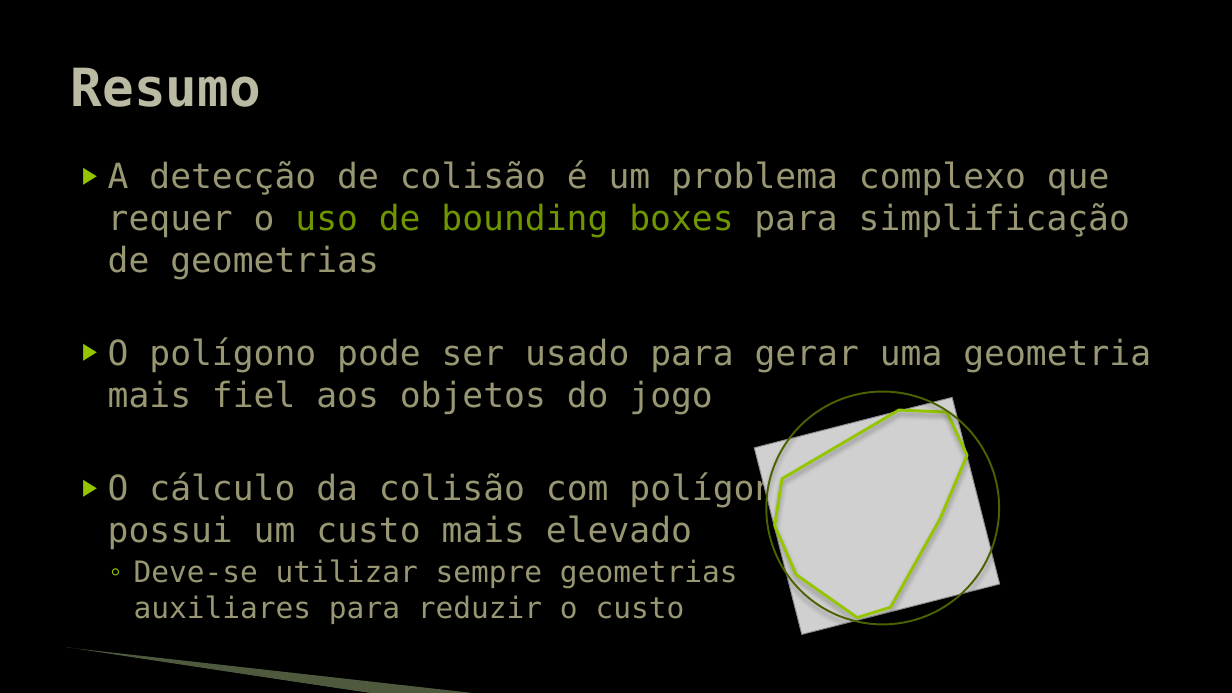
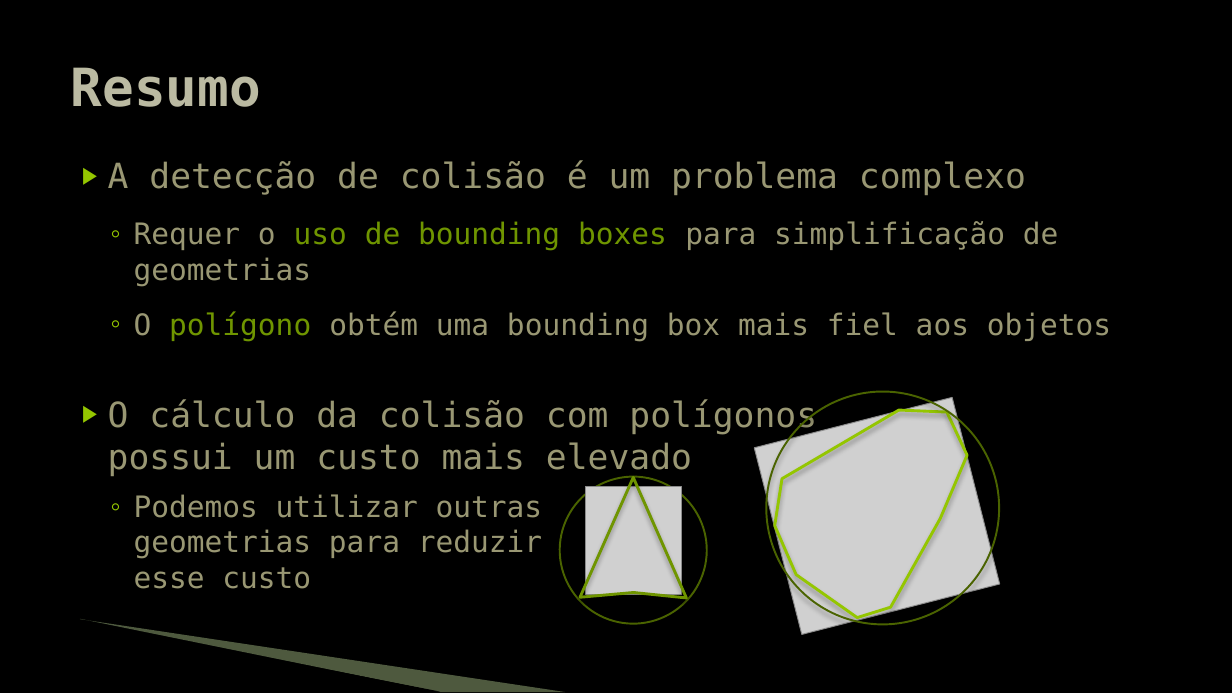
Before and after one commit to JudsonSS/Jogos, a slide deck: slide 12 of Slides/23. Colisão Avançada.pptx. Drawn at 1232x693 pixels with LibreOffice and Linux fonts; fonts in the diff are those of the drawing; grey boxes stand for pictures; background and template pictures are left out. Boxes give left, top, right and bottom in pixels: in the first picture for what was removed or moved away, otherwise in the second. Text is boxed around its words. In the diff, an @@ line names an element or a change of style, - is before the commit and + after.

```diff
--- a/Slides/23. Colisão Avançada.pptx
+++ b/Slides/23. Colisão Avançada.pptx
@@ text at box(108, 161, 1111, 341): text changed; size 27 to 23 pt @@
-▶ A detecção de colisão é um problema complexo que requer o uso de bounding boxes para simplificação de geometrias
-▶ O polígono pode ser usado para gerar uma geometria mais fiel aos objetos do jogo
+▶ A detecção de colisão é um problema complexo
+  ◦ Requer o uso de bounding boxes para simplificação de geometrias
+  ◦ O polígono obtém uma bounding box mais fiel aos objetos
@@ text at box(108, 399, 817, 476): more space between paragraphs @@
@@ ellipse added at box(544, 461, 723, 640), outline #4A6300 1.5 pt @@
@@ freeform shape added at box(580, 478, 687, 598), outline #6F9400 2.25 pt @@
@@ text at box(134, 494, 543, 589): text changed @@
-  ◦ Deve-se utilizar sempre geometrias
-    auxiliares para reduzir o custo
+  ◦ Podemos utilizar outras
+    geometrias para reduzir
+    esse custo
@@ picture added at box(586, 486, 682, 594) @@
@@ freeform shape: place and size @@
-freeform shape at box(66, 649, 374, 693)
+freeform shape at box(78, 621, 440, 692)
@@ freeform shape: place and size @@
-freeform shape at box(67, 648, 481, 693)
+freeform shape at box(80, 619, 566, 692)
```
Also in this commit, not shown: 11 other slides changed.
